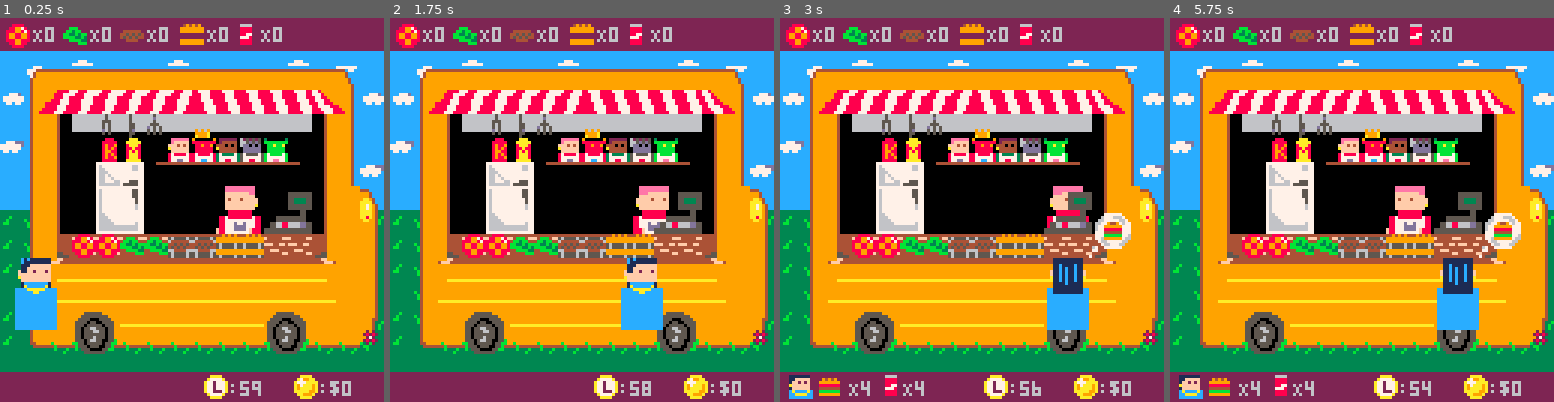
Above: before the commit, frames 1-4 (left to right).
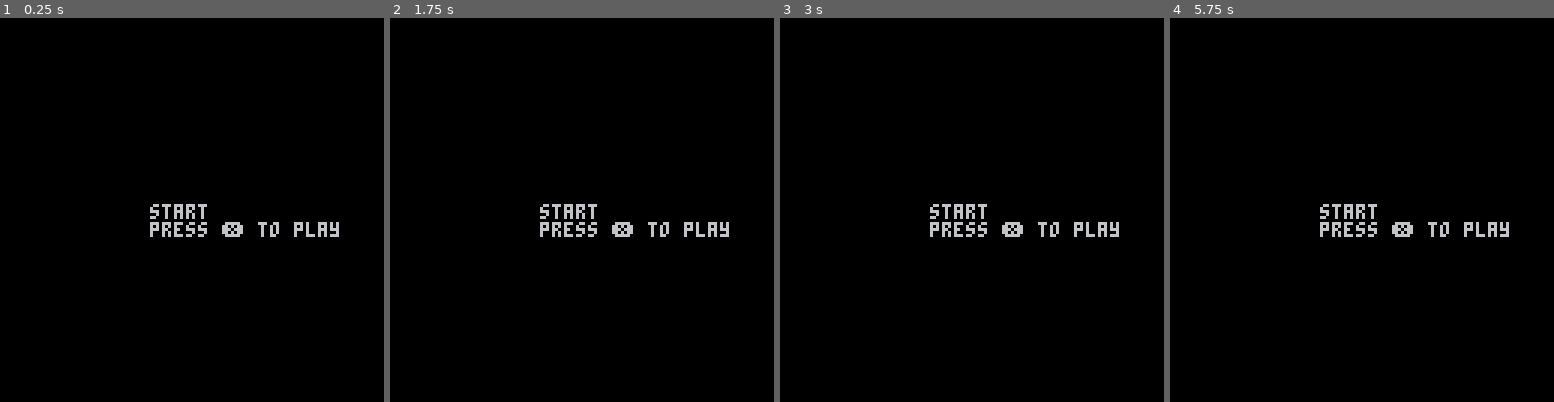
Above: after the commit, the same moments.

Repository: Agrumee/projet-collectif---pico-8-pico-resto
Game: PICO-8 cartridge PicoRestoV1.p8
Two runs of this game, one before a commit and one after it. Both use one fixed random seed, a clock stepped at 60 frames per second and the inputs below.
Inputs:
- Up to frame 1 (0.25 s): no input
- Up to frame 2 (1.75 s): hold Right from 1.6 s (still down)
- Up to frame 3 (3 s): release Right at 2.1 s; hold Up 2.15-2.42 s; hold Right from 2.47 s (still down)
- Up to frame 4 (5.75 s): release Right at 3.03 s; hold Left 3.08-3.58 s; hold Down 3.63-3.97 s; hold Right 4.02-4.68 s; hold Up 4.73-5.03 s; hold Left 5.08-5.68 s; hold Down from 5.73 s (still down)

The runs differ from the first frame. In frame 1, 88% of the frame differs, in the area x 0-100%, y 0-100%; in frame 2, 88%; in frame 3, 88%; in frame 4, 89%.

Commit message:
ecran start + end

Diff:
--- a/PicoRestoV1.p8
+++ b/PicoRestoV1.p8
@@ -4,6 +4,11 @@
 --global
 
 function _init()
+
+scene = "start"
+x=0
+y=0
+
 				music(1)
     create_player()
     create_frigo()
@@ -17,28 +22,24 @@
 end
 
 function _update()
-    chef_movement()
-    timer_count()
-    client_move()
-    update_burger()
-    update_assemblage()
-    update_cuisson()
+
+   if scene == "start"
+   then update_start()
+ 	 elseif scene == "game"
+   then update_game()
+
+end
 end
 
 function _draw()
-    draw_map()
-    draw_frigo()
-    draw_player()
-    draw_caisse()
-    draw_client()
-    draw_ingredient()
-    draw_timer()
-    draw_preparation()
-    draw_burger()
-   	draw_assemblage()
-   	draw_order()
-   	draw_score()
-   	draw_gameover()
+    if scene == "start"
+    then draw_start()
+    elseif scene == "game"
+    then draw_game()
+
+    draw_timesup()
+
+end
 end
 -->8
 --gameplay chef
@@ -183,10 +184,6 @@
 end
 -->8
 --foodtruck
-function draw_map()
-cls()
-map(0,0,0,0)
-end
 
 function check_flag(flag, x, y)
     local sprite = mget(x, y)
@@ -279,13 +276,15 @@
 --timer et argent
 
 
-timer = 60
+timer = 2
 counter = 0
 
 function timer_count()
 	counter = 1/30 --30 car 30fps
 	timer -= counter
 	if (flr(timer) == 0) then
+	cls()
+	music(18)
 	timer = counter
 	end
 end
@@ -455,8 +454,65 @@
 	end
 end
 -->8
-
-
+--ecran start + end
+
+
+--permet d'afficher le start
+function draw_start()
+	cls()
+	map(17,0,0,0)
+	print("start",50,62)
+	print("press ❎ to play")
+
+end
+
+
+--affiche tous les sprite du
+--jeu
+function draw_game()
+cls()
+map(0,0,0,0)
+ 		 draw_frigo()
+    draw_player()
+    draw_caisse()
+    draw_client()
+    draw_ingredient()
+    draw_timer()
+    draw_preparation()
+    draw_burger()
+   	draw_assemblage()
+   	draw_order()
+   	draw_score()
+end
+
+--sert a lancer le jeu
+function update_game()
+			 chef_movement()
+    timer_count()
+    client_move()
+    update_burger()
+    update_assemblage()
+    update_cuisson()
+end
+
+--sert a mettre a jour l'ecran
+-- pour passer du start au game
+function update_start()
+
+	if btnp (❎)
+	then scene = "game"
+
+end
+end
+
+
+--sert a passer du game au
+--gameover quand le timer
+--arrive a 0
+function draw_timesup()
+	draw_gameover()
+
+end
 __gfx__
 77777777777777777777777777777777000000000000000000000000000000000000000007000000000000000000000000000000000000000000000000000000
 76777777777766777677777777776677000007777770000000000000000000000000000007000000000000000000000000000000000000000000000000000000
@@ -582,24 +638,24 @@
 0000000001000000000000000000000000000000010000000000000000000000000000000000000000000000000000000000000000000000000000000000ff000100000001010101010001ff01010101010100010001010101000000010100000000000002000001000101010002000000000000000001010000010100000000
 0000000000000000000000000000000000000000000000000000000000000000000000000000000000000000000000000000000000000000000000000000000000000000000000000000000000000000000000000000000000000000000000000000000000000000000000000000000000000000000000000000000000000000
 __map__
-5f5f5f5f5f5f5f5f5f5f5f5f5f5f5f5f5f5f5f5f5f5f5f5f5f5f5f5f5f5f5f5f5f5f5f5f5f5f5f5f5f5f5f5f5f5f5f5f5f5f5f5f5f5f0000000000000000000000000000000000000000000000000000000000000000000000000000000000000000000000000000000000000000000000000000000000000000000000000000
-7f7f7f617f7f7f617f7f7f7f617f7f7f7f5f5f5f5f5f5f5f5f5f5f5f5f5f5f5f5f5f5f5f5f5f5f5f5f5f5f5f5f5f5f5f5f5f5f5f5f5f0000000000000000000000000000000000000000000000000000000000000000000000000000000000000000000000000000000000000000000000000000000000000000000000000000
-60414545454545454545454545456e60605f5f5f5f5f5f5f5f5f5f5f5f5f5f5f5f5f5f5f5f5f5f5f5f5f5f5f5f5f5f5f5f5f5f5f5f5f0000000000000000000000000000000000000000000000000000000000000000000000000000000000000000000000000000000000000000000000000000000000000000000000000000
-70524c4d4d4d4d4d4e4e4e4e4e505170605f5f5f5f5f5f5f5f5f5f5f5f5f5f5f5f5f5f5f5f5f5f5f5f5f5f5f5f5f5f5f5f5f5f5f5f5f0000000000000000000000000000000000000000000000000000000000000000000000000000000000000000000000000000000000000000000000000000000000000000000000000000
-60685763737574632863636363587160605f5f5f5f5f5f5f5f5f5f5f5f5f5f5f5f5f5f5f5f5f5f5f5f5f5f5f5f5f5f5f5f5f5f5f5f5f0000000000000000000000000000000000000000000000000000000000000000000000000000000000000000000000000000000000000000000000000000000000000000000000000000
-7868577c292a7c3637393a387c587160605f5f5f5f5f5f5f5f5f5f5f5f5f5f5f5f5f5f5f5f5f5f5f5f5f5f5f5f5f5f5f5f5f5f5f5f5f0000000000000000000000000000000000000000000000000000000000000000000000000000000000000000000000000000000000000000000000000000000000000000000000000000
-6068577c02013d3e3e3e3e3e3f587178605f5f5f5f5f5f5f5f5f5f5f5f5f5f5f5f5f5f5f5f5f5f5f5f5f5f5f5f5f5f5f5f5f5f5f5f5f0000000000000000000000000000000000000000000000000000000000000000000000000000000000000000000000000000000000000000000000000000000000000000000000000000
-6068577c7c7c7c7c7c7c7c7c67585446605f5f5f5f5f5f5f5f5f5f5f5f5f5f5f5f5f5f5f5f5f5f5f5f5f5f5f5f5f5f5f5f5f5f5f5f5f0000000000000000000000000000000000000000000000000000000000000000000000000000000000000000000000000000000000000000000000000000000000000000000000000000
-6f40577c7c7c7c7c7c7c7c767758545e595f5f5f5f5f5f5f5f5f5f5f5f5f5f5f5f5f5f5f5f5f5f5f5f5f5f5f5f5f5f5f5f5f5f5f5f5f0000000000000000000000000000000000000000000000000000000000000000000000000000000000000000000000000000000000000000000000000000000000000000000000000000
-6f405c696969697979797969695d54446f5f5f5f5f5f5f5f5f5f5f5f5f5f5f5f5f5f5f5f5f5f5f5f5f5f5f5f5f5f5f5f5f5f5f5f5f5f0000000000000000000000000000000000000000000000000000000000000000000000000000000000000000000000000000000000000000000000000000000000000000000000000000
-6f4053555555555555555564555654446f5f5f5f5f5f5f5f5f5f5f5f5f5f5f5f5f5f5f5f5f5f5f5f5f5f5f5f5f5f5f5f5f5f5f5f5f5f0000000000000000000000000000000000000000000000000000000000000000000000000000000000000000000000000000000000000000000000000000000000000000000000000000
-59406c6c6c6c6c6c6c6c6c6c6c6c5444595f5f5f5f5f5f5f5f5f5f5f5f5f5f5f5f5f5f5f5f5f5f5f5f5f5f5f5f5f5f5f5f5f5f5f5f5f0000000000000000000000000000000000000000000000000000000000000000000000000000000000000000000000000000000000000000000000000000000000000000000000000000
-6f40544a4b6c6c6c6c6c6c4a4b5454476f5f5f5f5f5f5f5f5f5f5f5f5f5f5f5f5f5f5f5f5f5f5f5f5f5f5f5f5f5f5f5f5f5f5f5f5f5f0000000000000000000000000000000000000000000000000000000000000000000000000000000000000000000000000000000000000000000000000000000000000000000000000000
-6f42435a5b4343434343435a5b434349595f5f5f5f5f5f5f5f5f5f5f5f5f5f5f5f5f5f5f5f5f5f5f5f5f5f5f5f5f5f5f5f5f5f5f5f5f0000000000000000000000000000000000000000000000000000000000000000000000000000000000000000000000000000000000000000000000000000000000000000000000000000
-7e7e7e7e7e7e7e7e7e7e7e7e7e7e7e7e7e5f5f5f5f5f5f5f5f5f5f5f5f5f5f5f5f5f5f5f5f5f5f5f5f5f5f5f5f5f5f5f5f5f5f5f5f5f0000000000000000000000000000000000000000000000000000000000000000000000000000000000000000000000000000000000000000000000000000000000000000000000000000
-5f5f5f5f5f5f5f5f5f5f5f5f5f5f5f5f5f5f5f5f5f5f5f5f5f5f5f5f5f5f5f5f5f5f5f5f5f5f5f5f5f5f5f5f5f5f5f5f5f5f5f5f5f5f0000000000000000000000000000000000000000000000000000000000000000000000000000000000000000000000000000000000000000000000000000000000000000000000000000
-5f5f5f5f5f5f5f5f5f5f5f5f5f5f5f5f5f5f5f5f5f5f5f5f5f5f5f5f5f5f5f5f5f5f5f5f5f5f5f5f5f5f5f5f5f5f5f5f5f5f5f5f5f5f0000000000000000000000000000000000000000000000000000000000000000000000000000000000000000000000000000000000000000000000000000000000000000000000000000
-6e5f5f5f5f5f5f5f5f5f5f5f5f5f5f5f5f5f5f5f5f5f5f5f5f5f5f5f5f5f5f5f5f5f5f5f5f5f5f5f5f5f5f5f5f5f5f5f5f5f5f5f5f5f0000000000000000000000000000000000000000000000000000000000000000000000000000000000000000000000000000000000000000000000000000000000000000000000000000
+5f5f5f5f5f5f5f5f5f5f5f5f5f5f5f5f5f0e0e0e0e0e0e0e0e0e0e0e0e0e0e0e0e0e0e5f5f5f5f5f5f5f5f5f5f5f5f5f5f5f5f5f5f5f0000000000000000000000000000000000000000000000000000000000000000000000000000000000000000000000000000000000000000000000000000000000000000000000000000
+7f7f7f617f7f7f617f7f7f7f617f7f7f7f0e0e0e0e0e0e0e0e0e0e0e0e0e0e0e0e0e0e5f5f5f5f5f5f5f5f5f5f5f5f5f5f5f5f5f5f5f0000000000000000000000000000000000000000000000000000000000000000000000000000000000000000000000000000000000000000000000000000000000000000000000000000
+60414545454545454545454545456e60600e0e0e0e0e0e0e0e0e0e0e0e0e0e0e0e0e0e5f5f5f5f5f5f5f5f5f5f5f5f5f5f5f5f5f5f5f0000000000000000000000000000000000000000000000000000000000000000000000000000000000000000000000000000000000000000000000000000000000000000000000000000
+70524c4d4d4d4d4d4e4e4e4e4e505170600e0e0e0e0e0e0e0e0e0e0e0e0e0e0e0e0e0e5f5f5f5f5f5f5f5f5f5f5f5f5f5f5f5f5f5f5f0000000000000000000000000000000000000000000000000000000000000000000000000000000000000000000000000000000000000000000000000000000000000000000000000000
+60685763737574632863636363587160600e0e0e0e0e0e0e0e0e0e0e0e0e0e0e0e0e0e5f5f5f5f5f5f5f5f5f5f5f5f5f5f5f5f5f5f5f0000000000000000000000000000000000000000000000000000000000000000000000000000000000000000000000000000000000000000000000000000000000000000000000000000
+7868577c292a7c3637393a387c587160600e0e0e0e0e0e0e0e0e0e0e0e0e0e0e0e0e0e5f5f5f5f5f5f5f5f5f5f5f5f5f5f5f5f5f5f5f0000000000000000000000000000000000000000000000000000000000000000000000000000000000000000000000000000000000000000000000000000000000000000000000000000
+6068577c02013d3e3e3e3e3e3f587178600e0e0e0e0e0e0e0e0e0e0e0e0e0e0e0e0e0e5f5f5f5f5f5f5f5f5f5f5f5f5f5f5f5f5f5f5f0000000000000000000000000000000000000000000000000000000000000000000000000000000000000000000000000000000000000000000000000000000000000000000000000000
+6068577c7c7c7c7c7c7c7c7c67585446600e0e0e0e0e0e0e0e0e0e0e0e0e0e0e0e0e0e5f5f5f5f5f5f5f5f5f5f5f5f5f5f5f5f5f5f5f0000000000000000000000000000000000000000000000000000000000000000000000000000000000000000000000000000000000000000000000000000000000000000000000000000
+6f40577c7c7c7c7c7c7c7c767758545e590e0e0e0e0e0e0e0e0e0e0e0e0e0e0e0e0e0e5f5f5f5f5f5f5f5f5f5f5f5f5f5f5f5f5f5f5f0000000000000000000000000000000000000000000000000000000000000000000000000000000000000000000000000000000000000000000000000000000000000000000000000000
+6f405c696969697979797969695d54446f0e0e0e0e0e0e0e0e0e0e0e0e0e0e0e0e0e0e5f5f5f5f5f5f5f5f5f5f5f5f5f5f5f5f5f5f5f0000000000000000000000000000000000000000000000000000000000000000000000000000000000000000000000000000000000000000000000000000000000000000000000000000
+6f4053555555555555555564555654446f0e0e0e0e0e0e0e0e0e0e0e0e0e0e0e0e0e0e5f5f5f5f5f5f5f5f5f5f5f5f5f5f5f5f5f5f5f0000000000000000000000000000000000000000000000000000000000000000000000000000000000000000000000000000000000000000000000000000000000000000000000000000
+59406c6c6c6c6c6c6c6c6c6c6c6c5444590e0e0e0e0e0e0e0e0e0e0e0e0e0e0e0e0e0e5f5f5f5f5f5f5f5f5f5f5f5f5f5f5f5f5f5f5f0000000000000000000000000000000000000000000000000000000000000000000000000000000000000000000000000000000000000000000000000000000000000000000000000000
+6f40544a4b6c6c6c6c6c6c4a4b5454476f0e0e0e0e0e0e0e0e0e0e0e0e0e0e0e0e0e0e5f5f5f5f5f5f5f5f5f5f5f5f5f5f5f5f5f5f5f0000000000000000000000000000000000000000000000000000000000000000000000000000000000000000000000000000000000000000000000000000000000000000000000000000
+6f42435a5b4343434343435a5b434349590e0e0e0e0e0e0e0e0e0e0e0e0e0e0e0e0e0e5f5f5f5f5f5f5f5f5f5f5f5f5f5f5f5f5f5f5f0000000000000000000000000000000000000000000000000000000000000000000000000000000000000000000000000000000000000000000000000000000000000000000000000000
+7e7e7e7e7e7e7e7e7e7e7e7e7e7e7e7e7e0e0e0e0e0e0e0e0e0e0e0e0e0e0e0e0e0e0e0e5f5f5f5f5f5f5f5f5f5f5f5f5f5f5f5f5f5f0000000000000000000000000000000000000000000000000000000000000000000000000000000000000000000000000000000000000000000000000000000000000000000000000000
+5f5f5f5f5f5f5f5f5f5f5f5f5f5f5f5f5f0e0e0e0e0e0e0e0e0e0e0e0e0e0e0e0e0e0e0e5f5f5f5f5f5f5f5f5f5f5f5f5f5f5f5f5f5f0000000000000000000000000000000000000000000000000000000000000000000000000000000000000000000000000000000000000000000000000000000000000000000000000000
+5f5f5f5f5f5f5f5f5f5f5f5f5f5f5f5f5f0e0e0e0e0e0e0e0e0e0e0e0e0e0e0e0e0e0e0e5f5f5f5f5f5f5f5f5f5f5f5f5f5f5f5f5f5f0000000000000000000000000000000000000000000000000000000000000000000000000000000000000000000000000000000000000000000000000000000000000000000000000000
+6e5f5f5f5f5f5f5f5f5f5f5f5f5f5f5f5f0e0e0e0e0e0e0e0e0e0e0e0e0e0e0e0e0e0e0e5f5f5f5f5f5f5f5f5f5f5f5f5f5f5f5f5f5f0000000000000000000000000000000000000000000000000000000000000000000000000000000000000000000000000000000000000000000000000000000000000000000000000000
 565f5f5f5f5f5f5f5f5f5f5f5f5f5f5f5f5f5f5f5f5f5f5f5f5f5f5f5f5f5f5f5f5f5f5f5f5f5f5f5f5f5f5f5f5f5f5f5f5f5f5f5f5f0000000000000000000000000000000000000000000000000000000000000000000000000000000000000000000000000000000000000000000000000000000000000000000000000000
 565f5f5f5f5f5f5f5f5f5f5f5f5f5f5f5f5f5f5f5f5f5f5f5f5f5f5f5f5f5f5f5f5f5f5f5f5f5f5f5f5f5f5f5f5f5f5f5f5f5f5f5f5f0000000000000000000000000000000000000000000000000000000000000000000000000000000000000000000000000000000000000000000000000000000000000000000000000000
 565f5f5f5f5f5f5f5f5f5f5f5f5f5f5f5f5f5f5f5f5f5f5f5f5f5f5f5f5f5f5f5f5f5f5f5f5f5f5f5f5f5f5f5f5f5f5f5f5f5f5f5f5f0000000000000000000000000000000000000000000000000000000000000000000000000000000000000000000000000000000000000000000000000000000000000000000000000000
